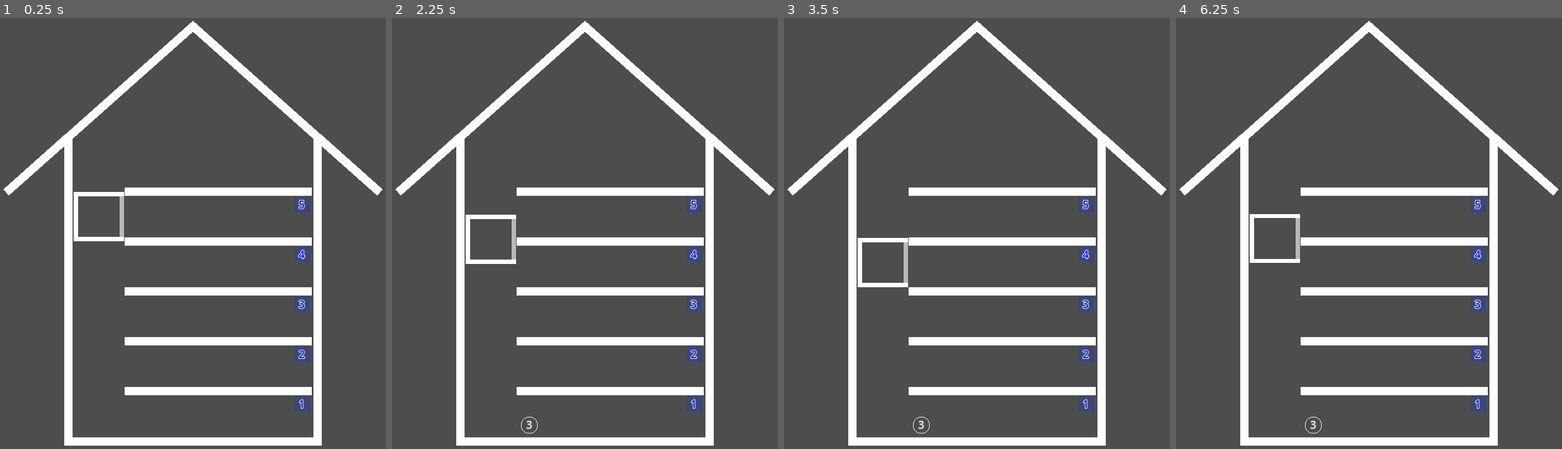
Above: before the commit, frames 1-4 (left to right).
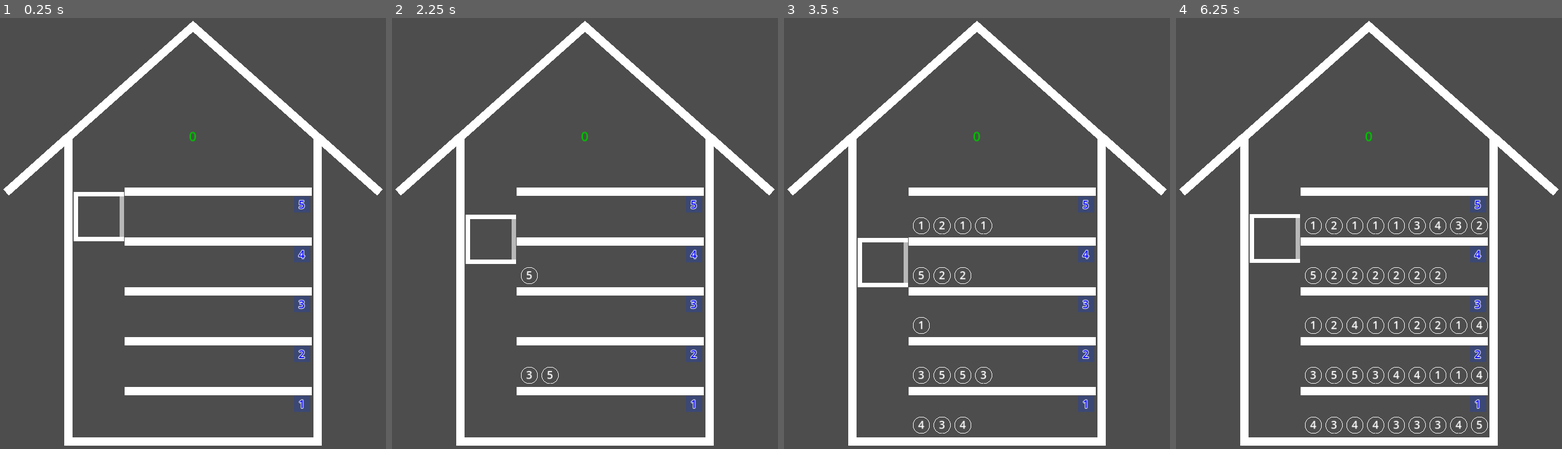
Above: after the commit, the same moments.

Repository: gilad905/elevator-boy
Game: Godot game, scene res://scenes/main.tscn
Same seed, same stepped clock (60 frames per second), same inputs: the game is played once before the commit and once after it.
Inputs:
- Up to frame 1 (0.25 s): no input
- Up to frame 2 (2.25 s): tap Enter at 0.5 s; hold Up (elevator_move_up) 0.53-1.28 s; tap Space (door_toggle) at 0.6, 1.25, 1.35, 2.1 s; hold Down (elevator_move_down) 1.28-2.03 s; hold Up (elevator_move_up) from 2.03 s (still down)
- Up to frame 3 (3.5 s): keep holding Up (elevator_move_up); tap Space (door_toggle) at 2.85 s
- Up to frame 4 (6.25 s): release Up (elevator_move_up) at 3.53 s; hold Down (elevator_move_down) 3.53-5.78 s; tap Space (door_toggle) every 0.75 s from 3.6 to 5.85 s; hold Up (elevator_move_up) from 5.78 s (still down)

The runs differ from the first frame. In frame 1, less than 0.1% of the frame differs, in the area x 49-51%, y 26-29%; in frame 2, 0.2%; in frame 3, 0.5%; in frame 4, 1.4%, in the area x 33-81%, y 26-97%.

Commit message:
counter; fixed add_random_person

Diff:
--- a/scenes/main.tscn
+++ b/scenes/main.tscn
@@ -6,6 +6,7 @@
 [ext_resource type="Script" path="res://scripts/door.gd" id="3_3jsbd"]
 [ext_resource type="Script" path="res://scripts/persons.gd" id="3_ag5il"]
 [ext_resource type="Script" path="res://scripts/elevator.gd" id="4_iffau"]
+[ext_resource type="Script" path="res://scripts/counter.gd" id="7_obsw0"]
 
 [sub_resource type="GDScript" id="GDScript_pim70"]
 
@@ -57,12 +58,24 @@
 script = ExtResource("3_ag5il")
 
 [node name="PersonsTimer" type="Timer" parent="Persons"]
-wait_time = 6.0
+wait_time = 0.1
+; wait_time = 6.0
 
 [node name="Building" type="Line2D" parent="."]
 position = Vector2(10, 10)
 points = PackedVector2Array(75, 500, 375, 500, 375, 133, 450, 200, 225, 0, 0, 200, 75, 133, 75, 505)
 metadata/_edit_lock_ = true
 
+[node name="Counter" type="Label" parent="."]
+offset_left = 215.0
+offset_top = 131.0
+offset_right = 255.0
+offset_bottom = 154.0
+theme_override_colors/font_color = Color(0, 0.759174, 0, 1)
+text = "0"
+horizontal_alignment = 1
+vertical_alignment = 1
+script = ExtResource("7_obsw0")
+
 [connection signal="has_opened" from="Elevator/Door" to="." method="_on_door_opened"]
 [connection signal="timeout" from="Persons/PersonsTimer" to="." method="_on_persons_timer_timeout"]
--- a/scripts/class_room.gd
+++ b/scripts/class_room.gd
@@ -1,18 +1,20 @@
 extends Node2D
 
 var person_limit: int = 0
+var spacing: int = Global.person_spacing
+var radius: int = Global.person_radius
 
 func add_person(person) -> void:
     assert(has_room(), name + " is full")
     $Persons.add_child(person)
     update_person_position(person)
 
+func get_person_position(i: int) -> Vector2:
+    return Vector2.ZERO
+
 func update_person_position(person: Node2D):
-    var spacing = Global.person_spacing
-    var radius = Global.person_radius
     var i = person.get_index()
-    var x = spacing + (spacing + radius * 2) * i
-    var _position = Vector2(x, 25)
+    var _position = get_person_position(i)
     person.position = _position
 
 func update_person_positions() -> void:
--- /dev/null
+++ b/scripts/counter.gd
@@ -0,0 +1,4 @@
+extends Label
+
+func increment():
+	text = str(int(text) + 1)
--- a/scripts/elevator.gd
+++ b/scripts/elevator.gd
@@ -46,8 +46,6 @@
 		go_to_floor(target_floor)
 
 func get_person_position(i: int) -> Vector2:
-	var spacing = Global.person_spacing
-	var radius = Global.person_radius
 	var x = spacing + (spacing + radius * 2) * i
 	return Vector2(x, 25)
 
@@ -56,6 +54,7 @@
 		if person.dest == current_floor_num:
 			$Persons.remove_child(person)
 			person.queue_free()
+			get_node("/root/Main/Counter").increment()
 	update_person_positions()
 
 func is_floor_in_bounds(floor_num: int) -> bool:
--- a/scripts/floor.gd
+++ b/scripts/floor.gd
@@ -13,3 +13,7 @@
 	$Persons.remove_child(person)
 	elevator.add_person(person)
 	update_person_positions()
+
+func get_person_position(i: int) -> Vector2:
+	var x = spacing + (spacing + radius * 2) * i
+	return Vector2(x, 25)
--- a/scripts/persons.gd
+++ b/scripts/persons.gd
@@ -8,18 +8,16 @@
 	floors = get_node("../Floors")
 
 func add_random_person(floor_num: int = 0, dest: int = 0) -> void:
-	var _floor
-	if floor_num:
-		_floor = floors.get_floor(floor_num)
-	else:
-		_floor = get_random_free_floor()
-		if not _floor:
+	if not floor_num:
+		floor_num = get_random_free_floor_num()
+		if not floor_num:
 			return
 	if not dest:
 		dest = get_random_dest(floor_num)
-	add_person_at_floor(_floor, dest)
+	add_person_at_floor(floor_num, dest)
 
-func add_person_at_floor(_floor: Node2D, dest: int) -> void:
+func add_person_at_floor(floor_num: int, dest: int) -> void:
+	var _floor = floors.get_floor(floor_num)
 	assert(_floor.has_room(), "Floor " + _floor.name + " is full")
 	var person = create_person(dest)
 	_floor.add_person(person)
@@ -29,13 +27,17 @@
 	person.set_dest(dest)
 	return person
 
-func get_random_free_floor() -> Node2D:
-	var all_floors = floors.get_children()
-	var free_floors = all_floors.filter(func(x): return x.has_room())
-	return free_floors.pick_random()
+func get_random_free_floor_num() -> int:
+	var all_nums = range(1, Global.floor_count + 1)
+	var free_nums = all_nums.filter(floor_has_room)
+	var free_num = free_nums.pick_random()
+	return free_num if free_num else 0
 
-func get_random_dest(floor_num: int) -> int:
+func floor_has_room(floor_num: int) -> bool:
+	return floors.get_floor(floor_num).has_room()
+
+func get_random_dest(source_floor_num: int) -> int:
 	var random_floor = randi_range(1, Global.floor_count - 1)
-	if random_floor >= floor_num:
+	if random_floor >= source_floor_num:
 		random_floor += 1
 	return random_floor
Not shown: 1 places in scenes/main.tscn that only renumber resources
